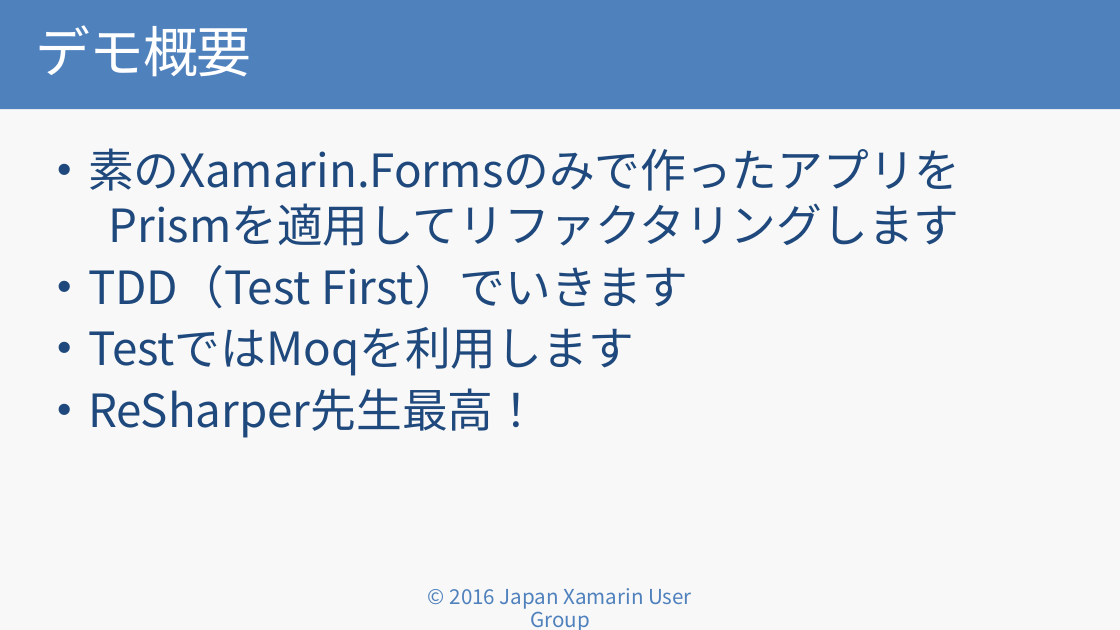
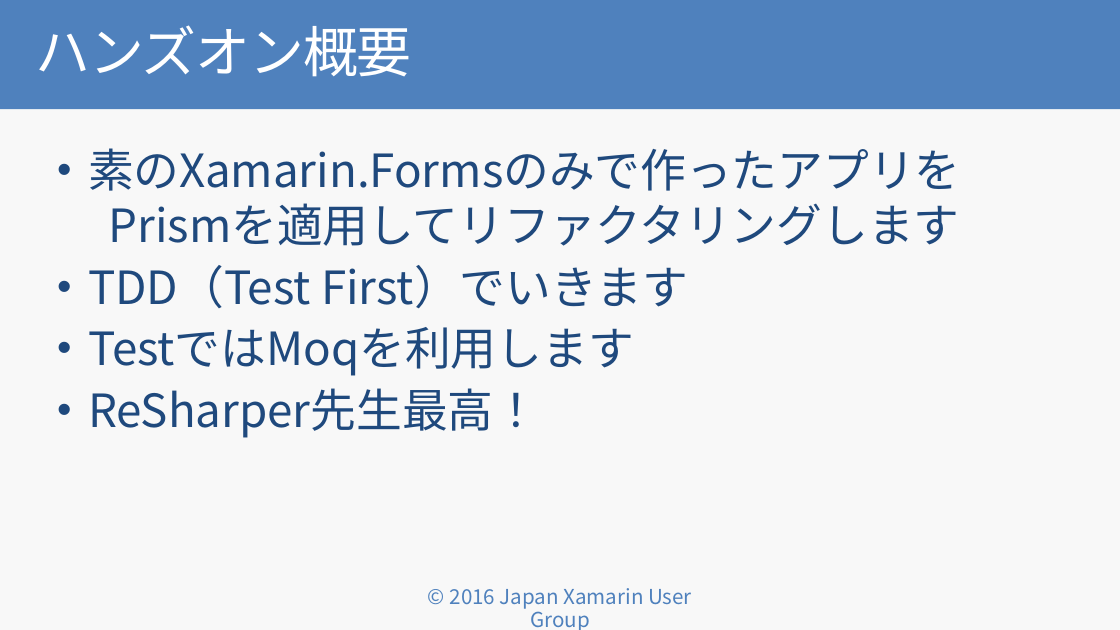
Before and after one commit to jxug/PrismAndMoqHansOn, a slide deck: slide 27 of docs/Why Prism for Xamarin.Forms.pptx (slide 23 before the commit). Drawn at 1120x630 pixels with LibreOffice and Linux fonts; fonts in the diff are those of the drawing; background and template pictures are left out. Boxes give left, top, right and bottom in pixels: in the first picture for what was removed or moved away, otherwise in the second. Text is boxed around its words. In the diff, an @@ line names an element or a change of style, - is before the commit and + after.

```diff
--- a/docs/Why Prism for Xamarin.Forms.pptx
+++ b/docs/Why Prism for Xamarin.Forms.pptx
@@ title at box(36, 25, 412, 77): text changed @@
-デモ概要
+ハンズオン概要
```
Also in this commit, not shown: 1 other slide changed, 7 slides added, 2 slides removed.
